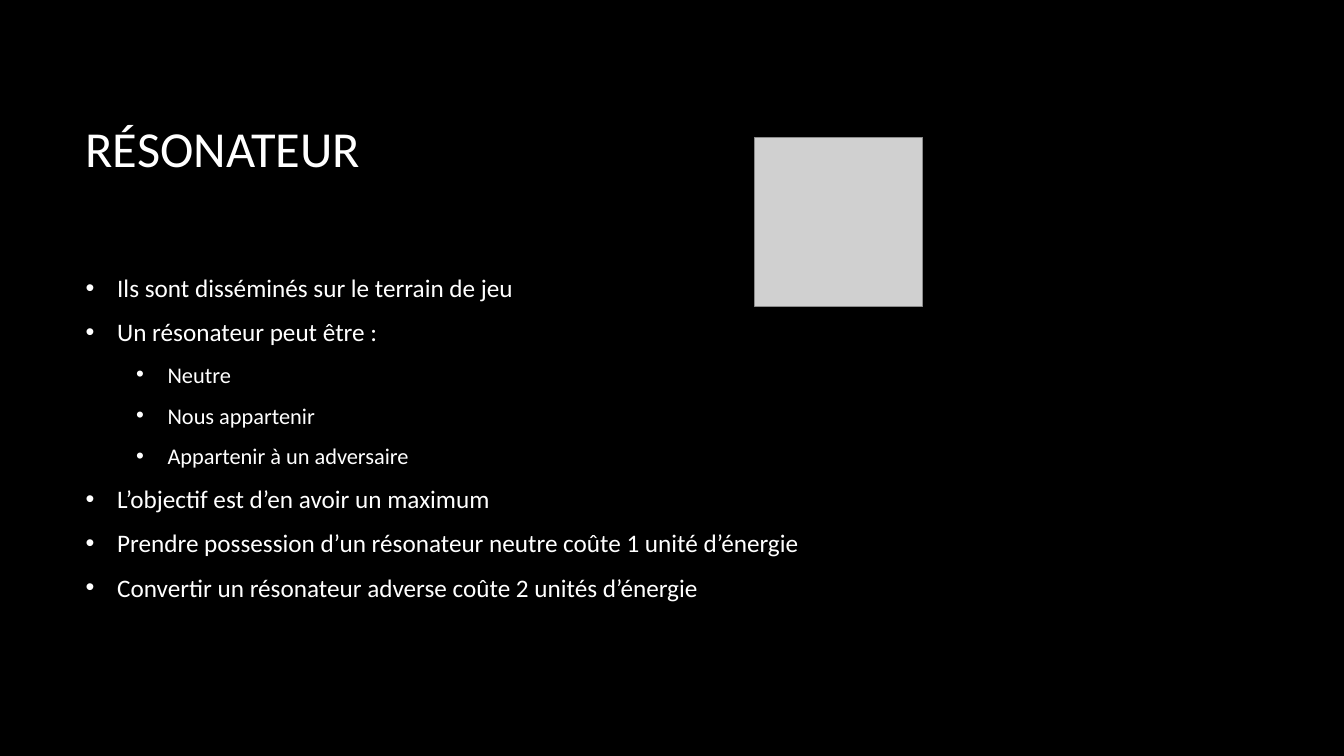
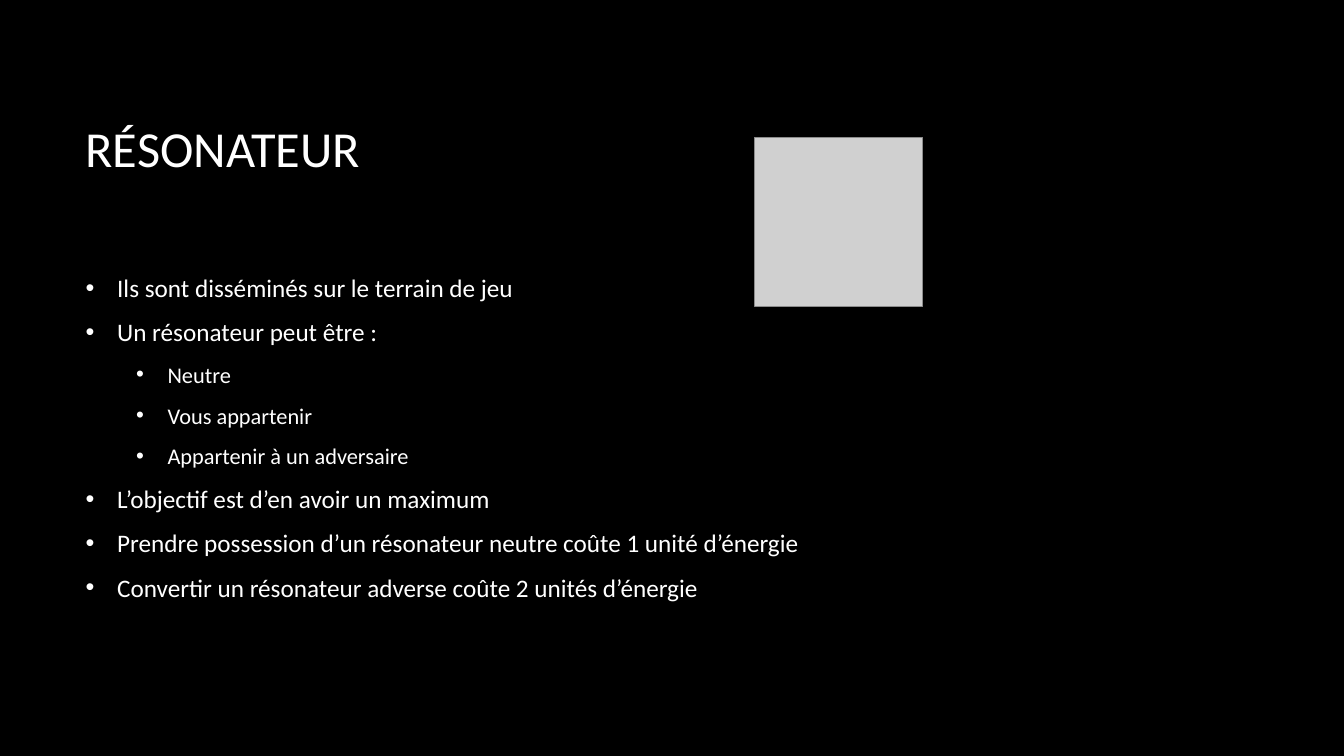
Before and after one commit to BorisFR/BattleIA, a slide deck: slide 9 of Battle IA.pptx (slide 7 before the commit). Drawn at 1344x756 pixels with LibreOffice and Linux fonts; fonts in the diff are those of the drawing; grey boxes stand for pictures; background and template pictures are left out. Boxes give left, top, right and bottom in pixels: in the first picture for what was removed or moved away, otherwise in the second. Text is boxed around its words. In the diff, an @@ line names an element or a change of style, - is before the commit and + after.

```diff
--- a/Battle IA.pptx
+++ b/Battle IA.pptx
@@ text at bbox=[168, 408, 313, 428]: text changed @@
-  • Nous appartenir
+  • Vous appartenir
```
Also in this commit, not shown: 8 other slides changed, 2 slides added, 11 other files.
